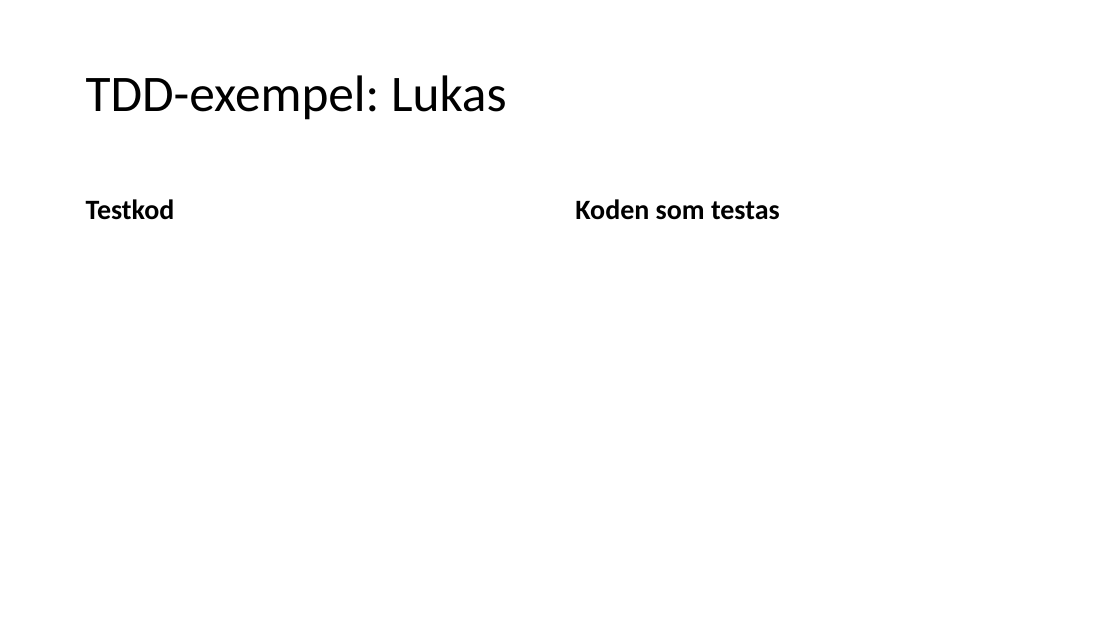
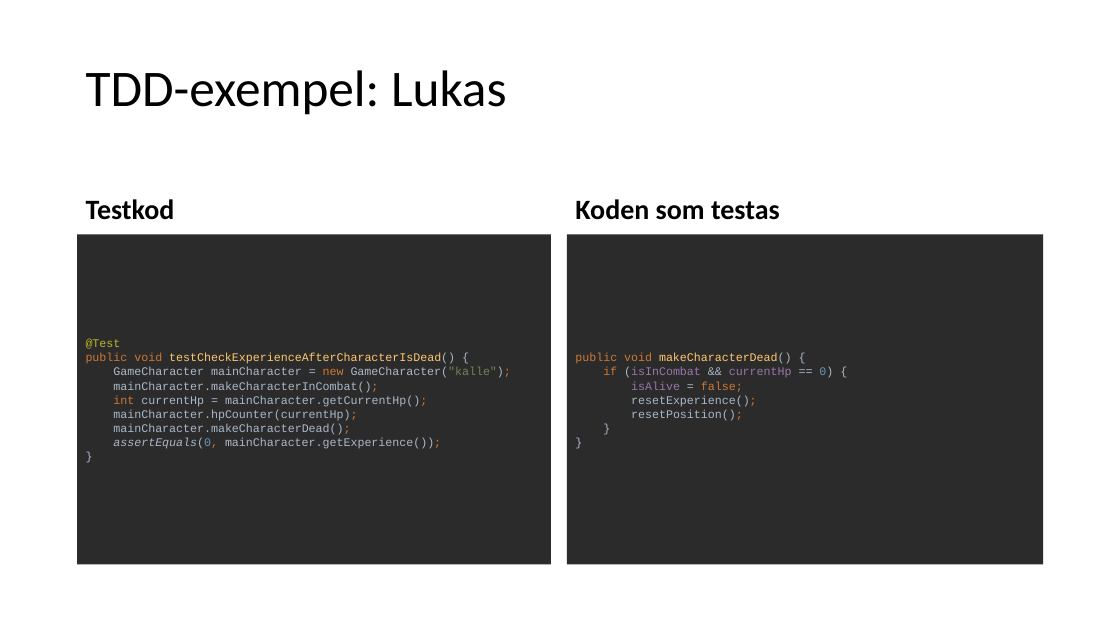
Before and after one commit to fyrtio2/projektINTE, a slide deck: slide 4 of 01 Dokumentation/slutredovisning.pptx. Drawn at 1120x630 pixels with LibreOffice and Linux fonts; fonts in the diff are those of the drawing. Boxes give left, top, right and bottom in pixels: in the first picture for what was removed or moved away, otherwise in the second. Text is boxed around its words. In the diff, an @@ line names an element or a change of style, - is before the commit and + after.

Commit message:
Lagt till mina tdd-exempel

```diff
--- a/01 Dokumentation/slutredovisning.pptx
+++ b/01 Dokumentation/slutredovisning.pptx
@@ title "TDD-exempel: Lukas": place and size @@
-title "TDD-exempel: Lukas" at [86, 75, 507, 120]
+title "TDD-exempel: Lukas" at [86, 70, 507, 115]
@@ text added at [77, 230, 551, 569], fill #2B2B2B, 10 pt, text #A9B7C6 @@
+@Test
+public void testCheckExperienceAfterCharacterIsDead() {
+GameCharacter mainCharacter = new GameCharacter("kalle");
+mainCharacter.makeCharacterInCombat();
+int currentHp = mainCharacter.getCurrentHp();
+mainCharacter.hpCounter(currentHp);
+mainCharacter.makeCharacterDead();
+assertEquals(0, mainCharacter.getExperience());
+}
@@ text added at [567, 230, 1044, 569], fill #2B2B2B, 10 pt, text #A9B7C6 @@
+public void makeCharacterDead() {
+if (isInCombat && currentHp == 0) {
+isAlive = false;
+resetExperience();
+resetPosition();
+}
+}
```
Also in this commit, not shown: 1 slide added.
